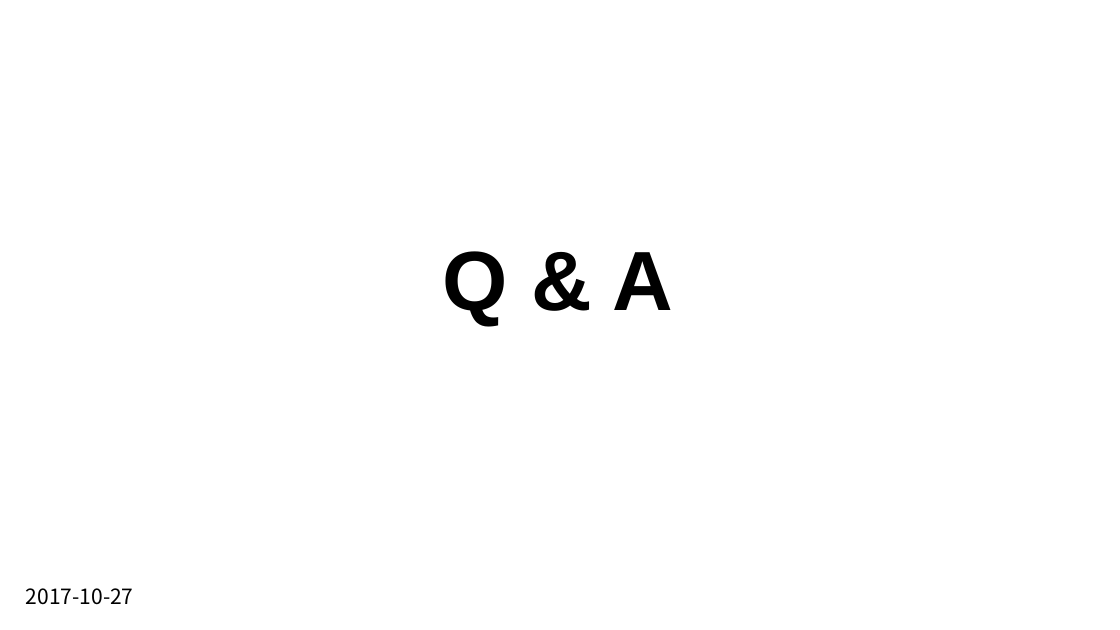
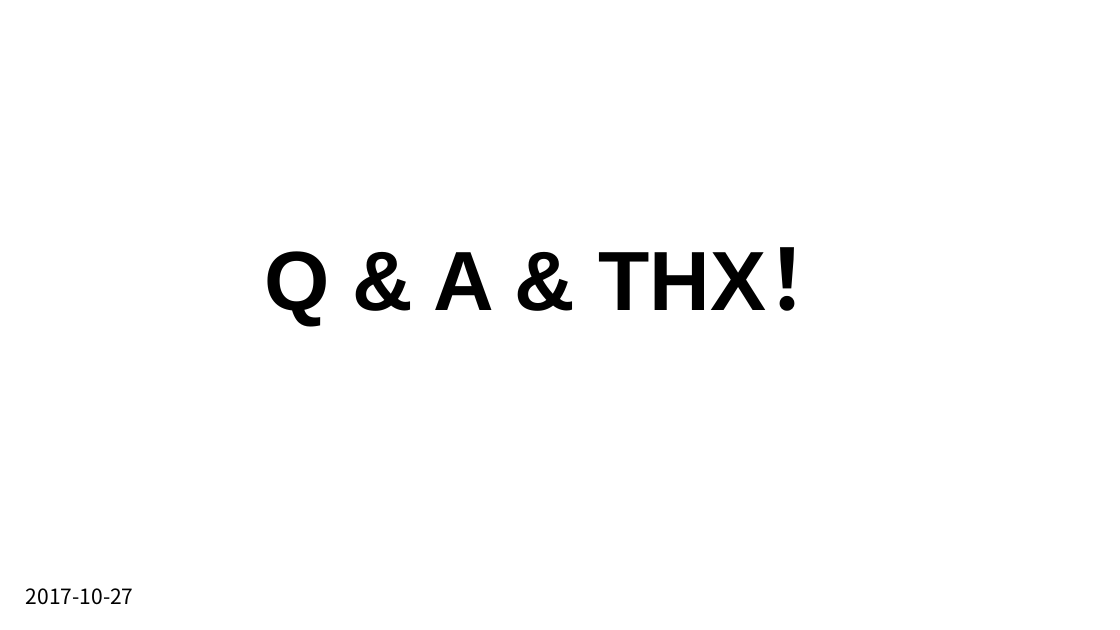
Before and after one commit to kebreathing/Slide-CPATCHA, a slide deck: slide 10 of ppt/Slide-CPATCHA-结题报告.pptx (slide 15 before the commit). Drawn at 1120x630 pixels with LibreOffice and Linux fonts; fonts in the diff are those of the drawing; background and template pictures are left out. Boxes give left, top, right and bottom in pixels: in the first picture for what was removed or moved away, otherwise in the second. Text is boxed around its words. In the diff, an @@ line names an element or a change of style, - is before the commit and + after.

```diff
--- a/ppt/Slide-CPATCHA-结题报告.pptx
+++ b/ppt/Slide-CPATCHA-结题报告.pptx
@@ text at [264,247,850,325]: text changed @@
-Q & A
+Q & A & THX！
```
Also in this commit, not shown: 3 other slides changed, 6 slides added, 11 slides removed, 1 other file.
